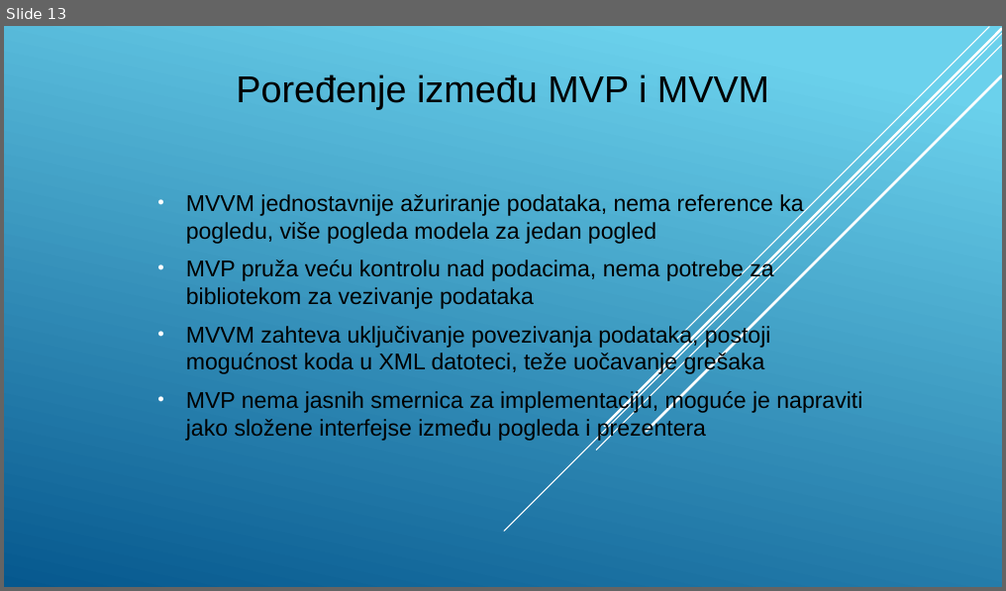
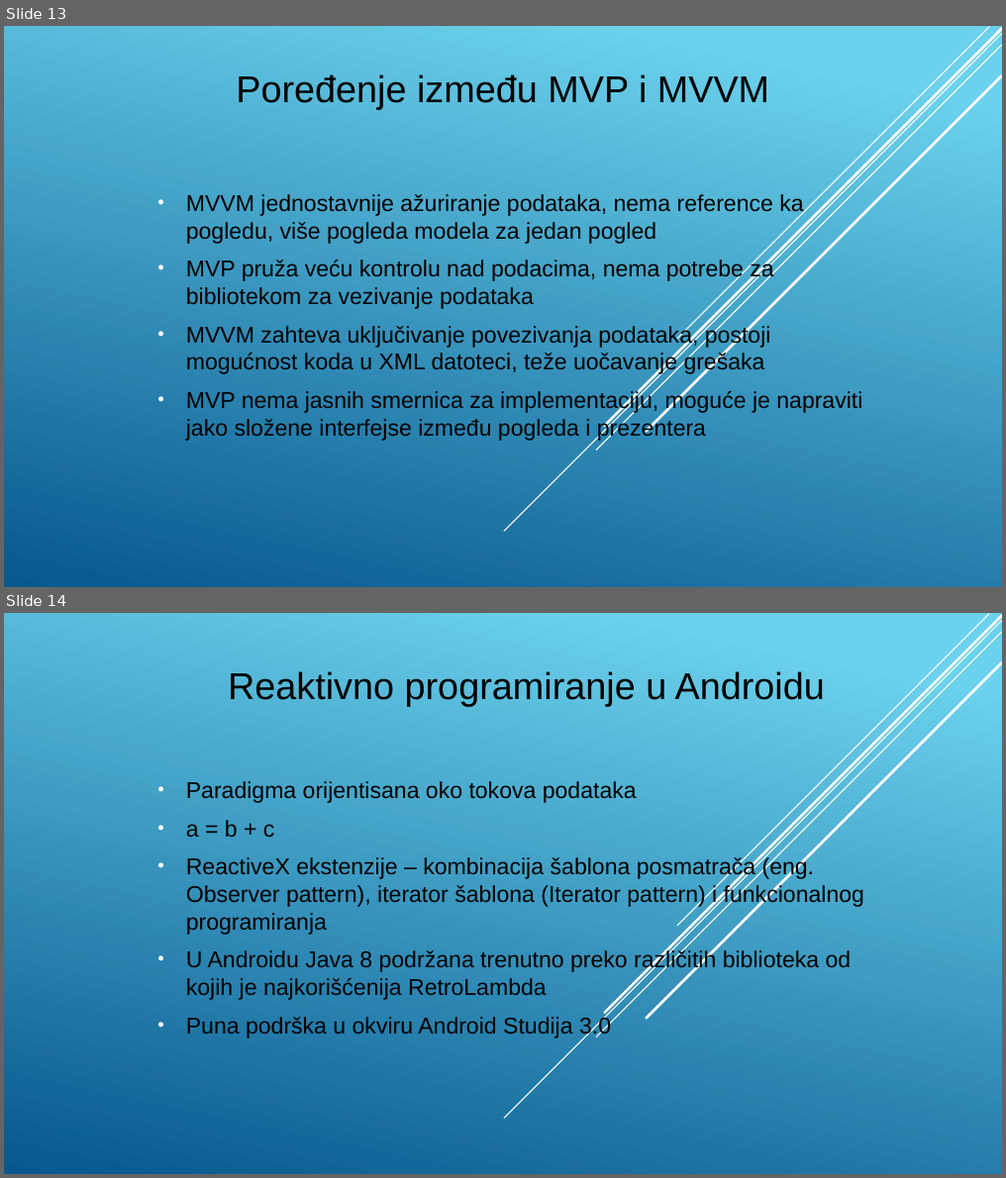
Before and after one commit to stefan11091991/masterRadAndroid, a slide deck: prezentacija.pptx. Shown one above the other, each under a label of ours: slide 13 before the commit, slides 13 and 14 after it. The pictures are 1006x591 and 1006x1178 pixels, drawn with LibreOffice and Linux fonts; fonts in the diff are those of the drawing. Boxes give left, top, right and bottom in pixels: in the first picture for what was removed or moved away, otherwise in the second. Text is boxed around its words. In the diff, an @@ line names an element or a change of style, - is before the commit and + after.

```diff
--- a/prezentacija.pptx
+++ b/prezentacija.pptx
@@ slide 14 added at bbox=[4, 613, 1002, 1174], background gradient #6ED2EB to #06588E; not listed: 5 template elements that a slide beside it also shows @@
@@ title added at bbox=[228, 671, 825, 706], 36 pt, text #000000 @@
+Reaktivno programiranje u Androidu
@@ subtitle added at bbox=[186, 781, 864, 1039], 22 pt, text #000000 @@
+• Paradigma orijentisana oko tokova podataka
+• a = b + c
+• ReactiveX ekstenzije – kombinacija šablona posmatrača (eng. Observer pattern), iterator šablona (Iterator pattern) i funkcionalnog programiranja
+• U Androidu Java 8 podržana trenutno preko različitih biblioteka od kojih je najkorišćenija RetroLambda
+• Puna podrška u okviru Android Studija 3.0
```
Also in this commit, not shown: 11 other slides added, 3 other files.
